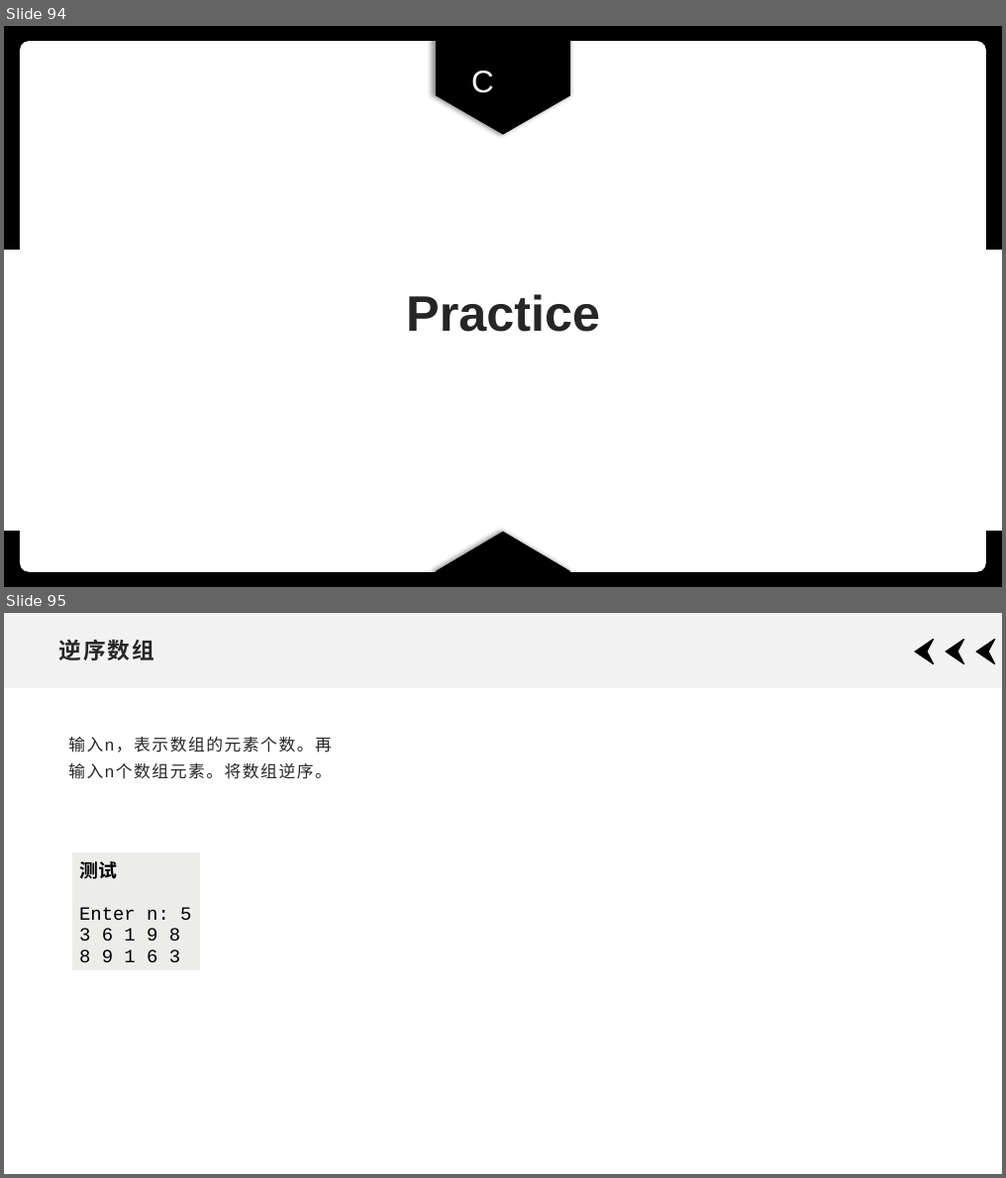
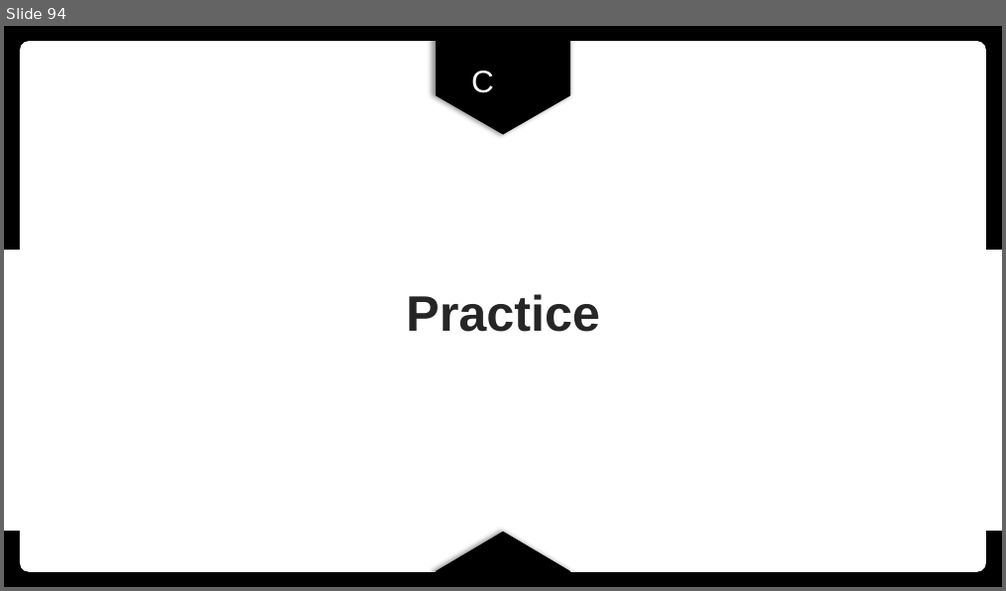
Before and after one commit to xdai02/C, a slide deck: slides/Chapter5.pptx. Shown one above the other, each under a label of ours: slides 94 and 95 before the commit, slide 94 after it. The pictures are 1006x1178 and 1006x591 pixels, drawn with LibreOffice and Linux fonts; fonts in the diff are those of the drawing. Boxes give left, top, right and bottom in pixels: in the first picture for what was removed or moved away, otherwise in the second. Text is boxed around its words. In the diff, an @@ line names an element or a change of style, - is before the commit and + after.

```diff
--- a/slides/Chapter5.pptx
+++ b/slides/Chapter5.pptx
@@ slide 95 removed at box(4, 613, 1002, 1174), background #FFFFFF @@
@@ rectangle removed at box(4, 613, 1002, 688) @@
@@ title removed at box(58, 639, 154, 661) @@
-逆序数组
@@ freeform shape removed at box(916, 639, 935, 664) @@
@@ freeform shape removed at box(946, 639, 965, 664) @@
@@ freeform shape removed at box(977, 639, 996, 664) @@
@@ text removed at box(68, 737, 332, 779) @@
-输入n，表示数组的元素个数。再输入n个数组元素。将数组逆序。
@@ table removed at box(72, 853, 201, 972), 1 rows, 1 columns @@
-测试 / Enter n: 5 / 3 6 1 9 8 / 8 9 1 6 3
```
Also in this commit, not shown: 5 slides added, 1 other slide removed, 6 other files.
